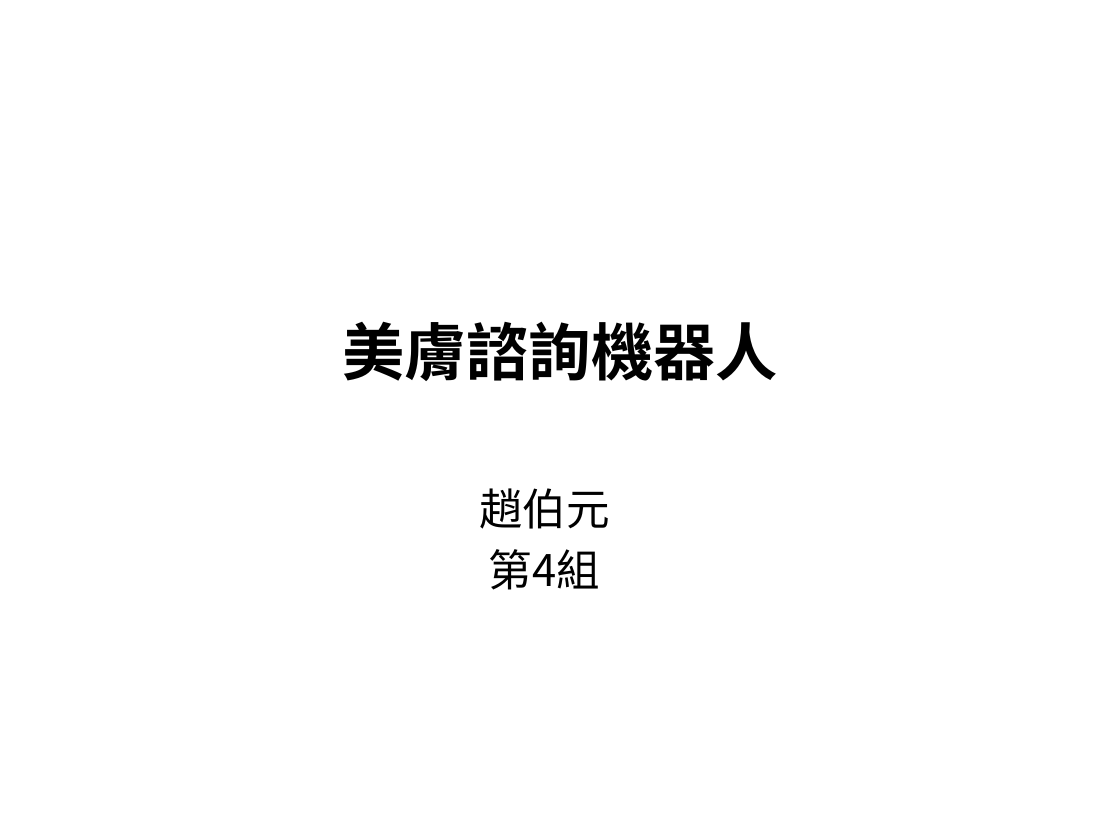
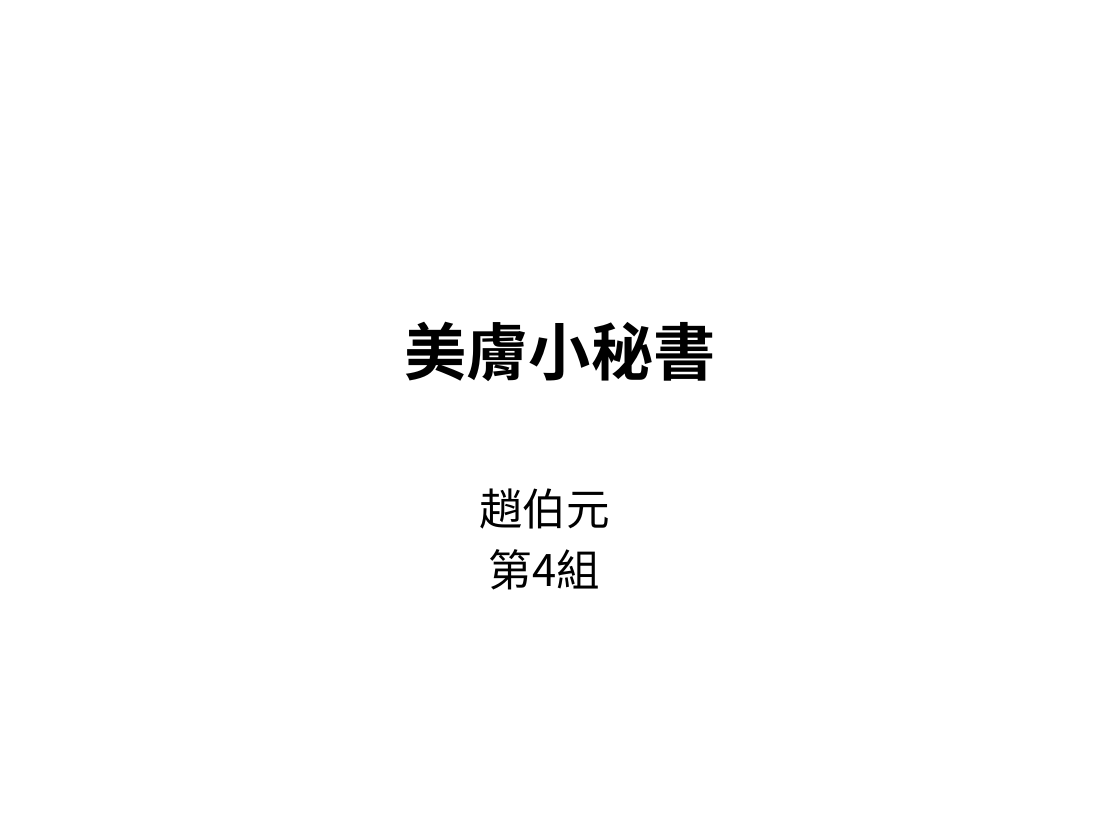
Before and after one commit to poan0627/108_SM_Team4, a slide deck: slide 1 of 軟體品質管理期中專案報告_team4.pptx. Drawn at 1120x840 pixels with LibreOffice and Linux fonts; fonts in the diff are those of the drawing. Boxes give left, top, right and bottom in pixels: in the first picture for what was removed or moved away, otherwise in the second. Text is boxed around its words. In the diff, an @@ line names an element or a change of style, - is before the commit and + after.

```diff
--- a/軟體品質管理期中專案報告_team4.pptx
+++ b/軟體品質管理期中專案報告_team4.pptx
@@ title at box(405, 321, 716, 381): text changed @@
-美膚諮詢機器人
+美膚小秘書
```
Also in this commit, not shown: 7 other slides changed, 3 other files.
